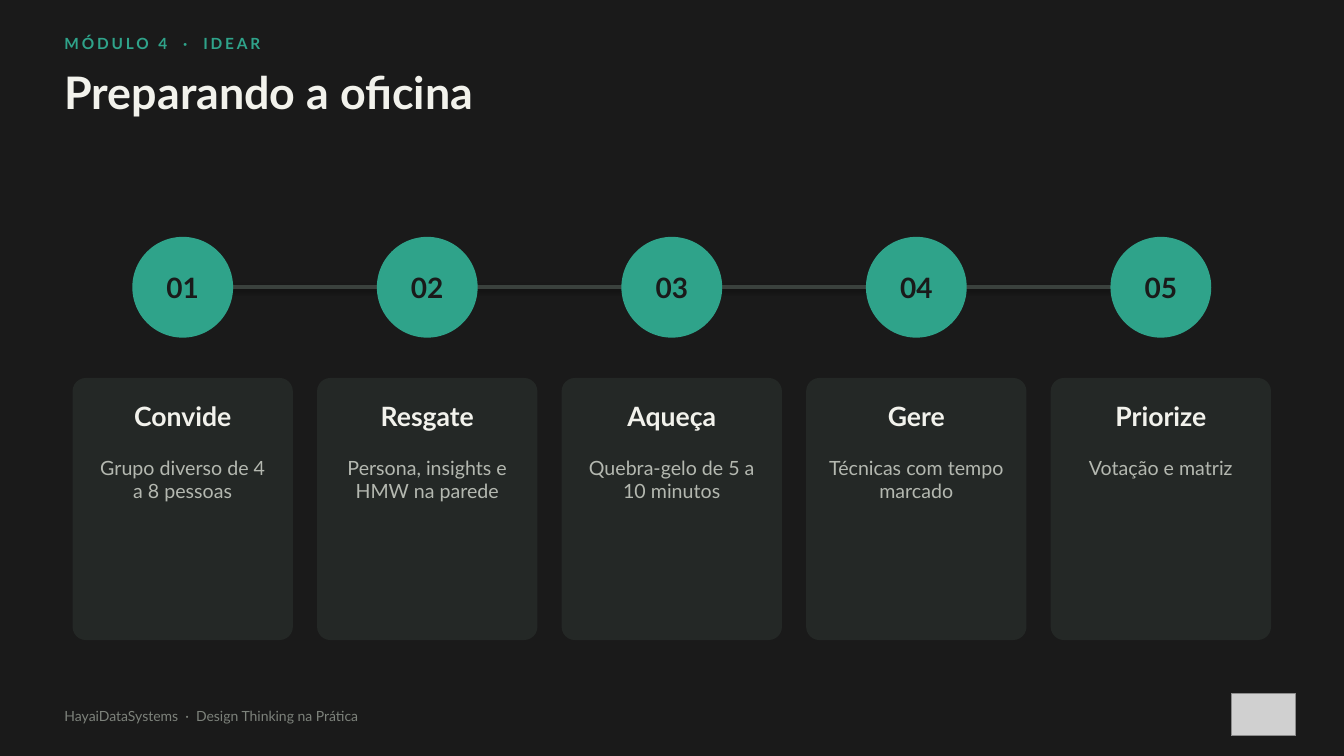
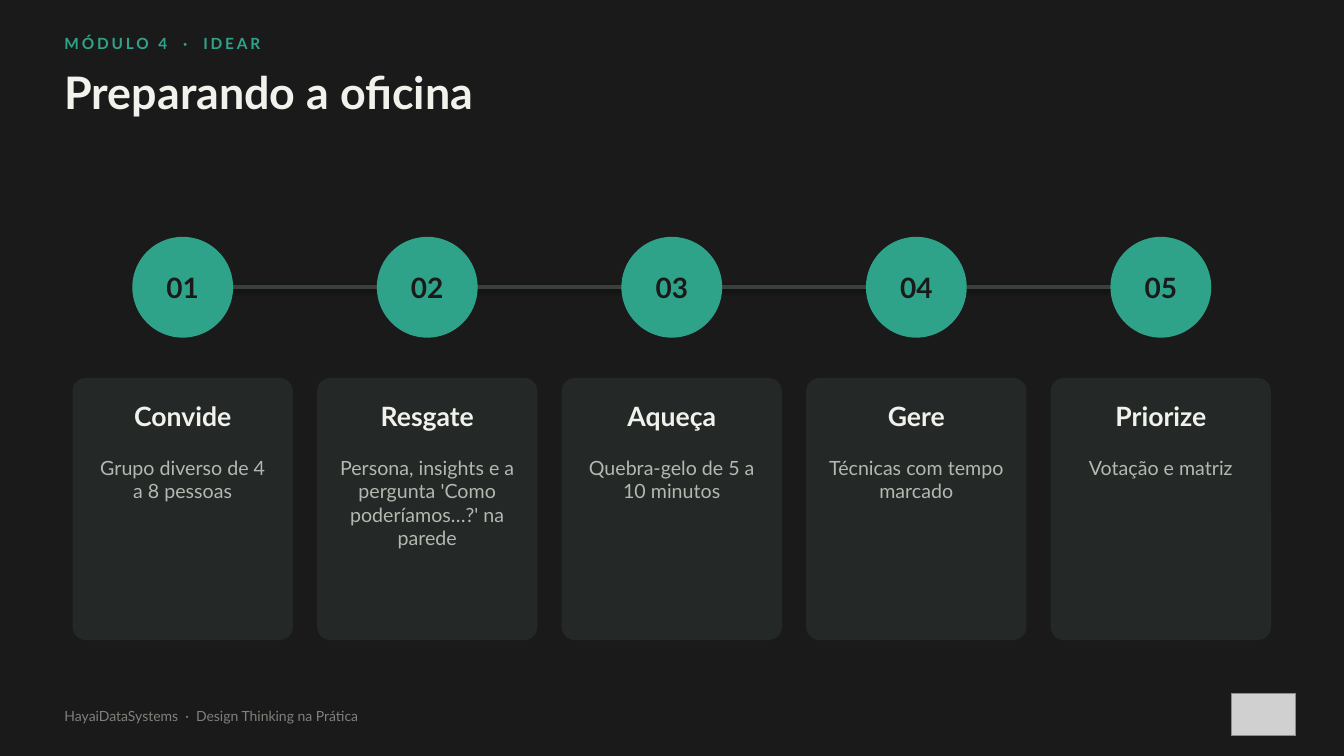
Before and after one commit to MiltonCarlosRibeiro/train-design-thinking-process, a slide deck: slide 53 of DT_na_Pratica_Slides-transflow.pptx. Drawn at 1344x756 pixels with LibreOffice and Linux fonts; fonts in the diff are those of the drawing; grey boxes stand for pictures. Boxes give left, top, right and bottom in pixels: in the first picture for what was removed or moved away, otherwise in the second. Text is boxed around its words. In the diff, an @@ line names an element or a change of style, - is before the commit and + after.

```diff
--- a/DT_na_Pratica_Slides-transflow.pptx
+++ b/DT_na_Pratica_Slides-transflow.pptx
@@ text at (x1=340, y1=460, x2=514, y2=549): text changed @@
-Persona, insights e HMW na parede
+Persona, insights e a pergunta 'Como poderíamos…?' na parede
```
Also in this commit, not shown: 2 other slides changed.
